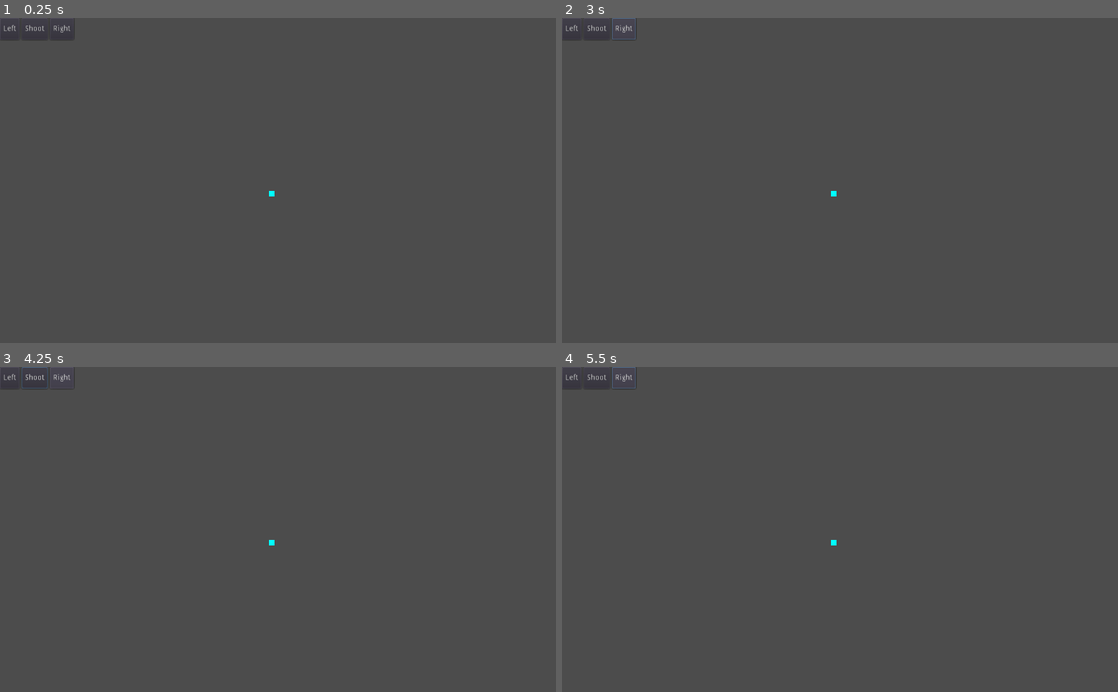
Above: before the commit, frames 1-4 (two rows, left to right).
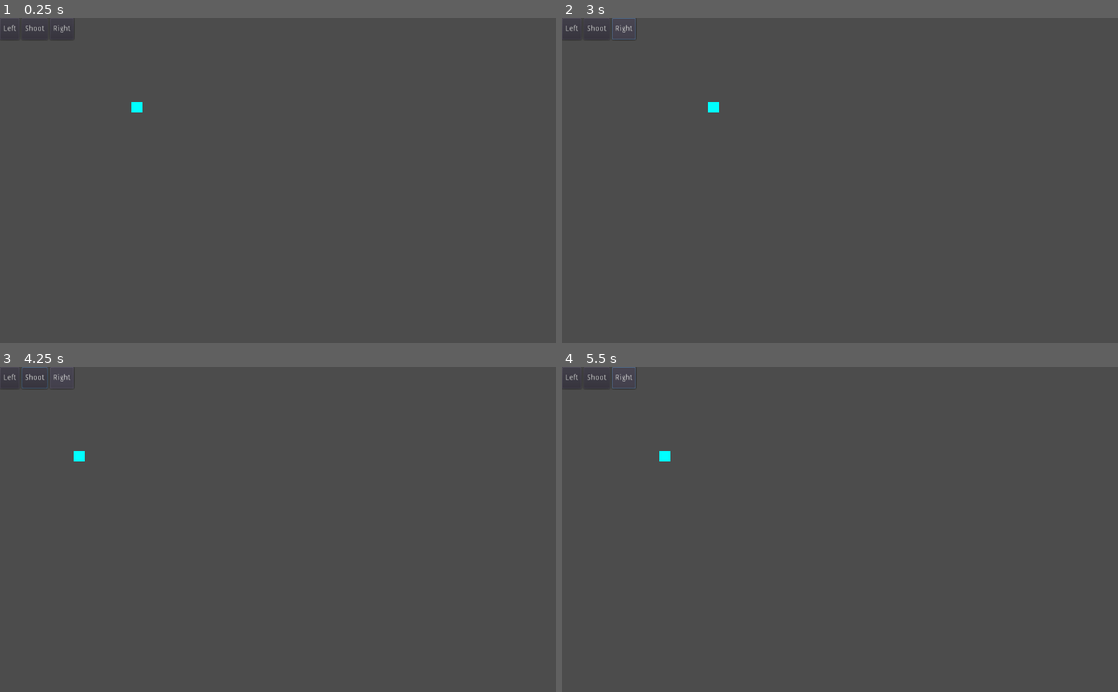
Above: after the commit, the same moments.

Repository: the-g-force/FamJam-November2020
Game: Godot game, scene res://src/TestLevel.tscn
The game is run twice, just before and just after one commit, with the same random seed, the same clock (stepped at 60 frames per second) and the same inputs.
Inputs:
- Up to frame 1 (0.25 s): no input
- Up to frame 2 (3 s): click "Left" at 0.5 s; click "Shoot" at 1.25 s; click "Right" at 2 s; tap Enter at 2.75 s; hold Right (Right, bound only after the commit) from 2.78 s (still down); tap Space (Shoot, bound only after the commit) at 2.85 s
- Up to frame 3 (4.25 s): tap Space (Shoot, bound only after the commit) at 3.5, 3.6 s; release Right (Right, bound only after the commit) at 3.53 s; hold Left (Left, bound only after the commit) from 3.53 s (still down)
- Up to frame 4 (5.5 s): release Left (Left, bound only after the commit) at 4.28 s; hold Right (Right, bound only after the commit) from 4.28 s (still down); tap Space (Shoot, bound only after the commit) at 4.35, 5.1 s; tap Enter at 5 s

The runs differ from the first frame. In frame 1, less than 0.1% of the frame differs, in the area x 23-50%, y 25-55%; in frame 2, less than 0.1%; in frame 3, less than 0.1%; in frame 4, less than 0.1%.

Commit message:
Add player shoot lasers

Diff:
--- a/project/project.godot
+++ b/project/project.godot
@@ -13,9 +13,15 @@
 "class": "Enemy",
 "language": "GDScript",
 "path": "res://src/Enemy.gd"
+}, {
+"base": "KinematicBody2D",
+"class": "Player",
+"language": "GDScript",
+"path": "res://src/Player.gd"
 } ]
 _global_script_class_icons={
-"Enemy": ""
+"Enemy": "",
+"Player": ""
 }
 
 [application]
@@ -28,6 +34,24 @@
 window/stretch/mode="2d"
 window/stretch/aspect="keep"
 
+[input]
+
+Left={
+"deadzone": 0.5,
+"events": [ Object(InputEventKey,"resource_local_to_scene":false,"resource_name":"","device":0,"alt":false,"shift":false,"control":false,"meta":false,"command":false,"pressed":false,"scancode":16777231,"unicode":0,"echo":false,"script":null)
+ ]
+}
+Right={
+"deadzone": 0.5,
+"events": [ Object(InputEventKey,"resource_local_to_scene":false,"resource_name":"","device":0,"alt":false,"shift":false,"control":false,"meta":false,"command":false,"pressed":false,"scancode":16777233,"unicode":0,"echo":false,"script":null)
+ ]
+}
+Shoot={
+"deadzone": 0.5,
+"events": [ Object(InputEventKey,"resource_local_to_scene":false,"resource_name":"","device":0,"alt":false,"shift":false,"control":false,"meta":false,"command":false,"pressed":false,"scancode":32,"unicode":0,"echo":false,"script":null)
+ ]
+}
+
 [rendering]
 
 quality/driver/driver_name="GLES2"
--- /dev/null
+++ b/project/src/Laser.gd
@@ -0,0 +1,18 @@
+extends Area2D
+
+var good := true
+export var speed := 400.0
+
+func _process(delta):
+	position.y += speed*delta*-1 if good else speed*delta
+
+
+func _on_Laser_body_entered(body):
+	if body is Player and not good:
+		print("Hit player")
+#	elif body is Enemy and good:
+#		print("Hit enemy")
+
+
+func _draw():
+	draw_rect(Rect2(Vector2(-1.25,-2.5), Vector2(2.5,5)), Color.red)
--- /dev/null
+++ b/project/src/Laser.tscn
@@ -0,0 +1,13 @@
+[gd_scene load_steps=3 format=2]
+
+[ext_resource path="res://src/Laser.gd" type="Script" id=1]
+
+[sub_resource type="RectangleShape2D" id=1]
+extents = Vector2( 1.68085, 4.78595 )
+
+[node name="Laser" type="Area2D"]
+script = ExtResource( 1 )
+
+[node name="CollisionShape2D" type="CollisionShape2D" parent="."]
+shape = SubResource( 1 )
+[connection signal="body_entered" from="." to="." method="_on_Laser_body_entered"]
--- a/project/src/Player.gd
+++ b/project/src/Player.gd
@@ -1,3 +1,4 @@
+class_name Player
 extends KinematicBody2D
 
 export var speed := 200
@@ -8,8 +9,13 @@
 		velocity -= 1
 	if Input.is_action_pressed("Right"):
 		velocity += 1
+	if Input.is_action_just_pressed("Shoot"):
+		var Laser:Area2D = load("res://src/Laser.tscn").instance()
+		Laser.good = true
+		Laser.global_position = $Muzzle.get_global_transform().origin
+		get_parent().add_child(Laser)
 	var _error = move_and_collide(Vector2(velocity, 0)*delta*speed)
 
 
 func _draw():
-	draw_rect(Rect2(position, Vector2(10,10)), Color.aqua)
+	draw_rect(Rect2(Vector2(-5,-5), Vector2(20,20)), Color.aqua)
